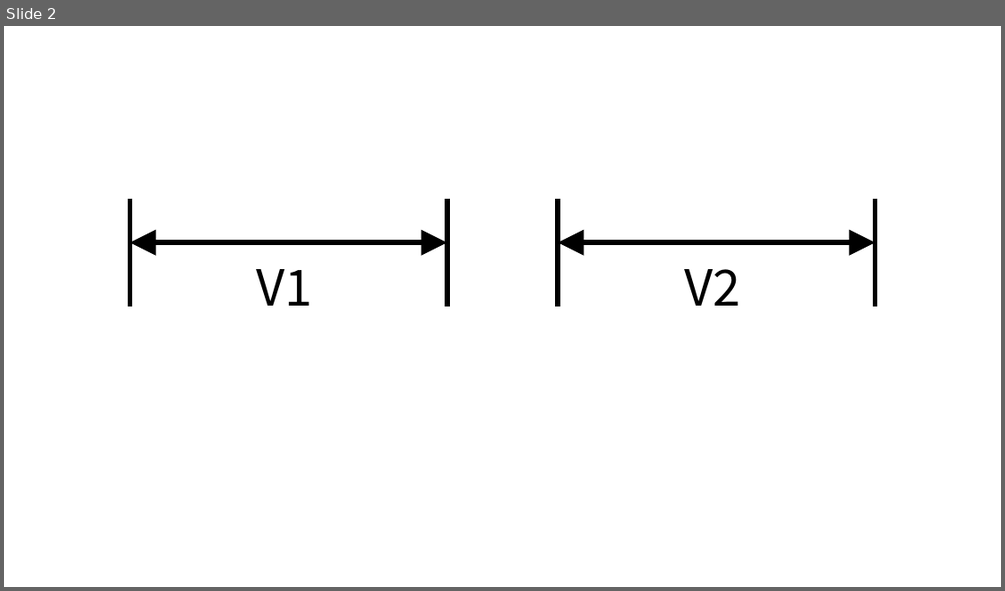
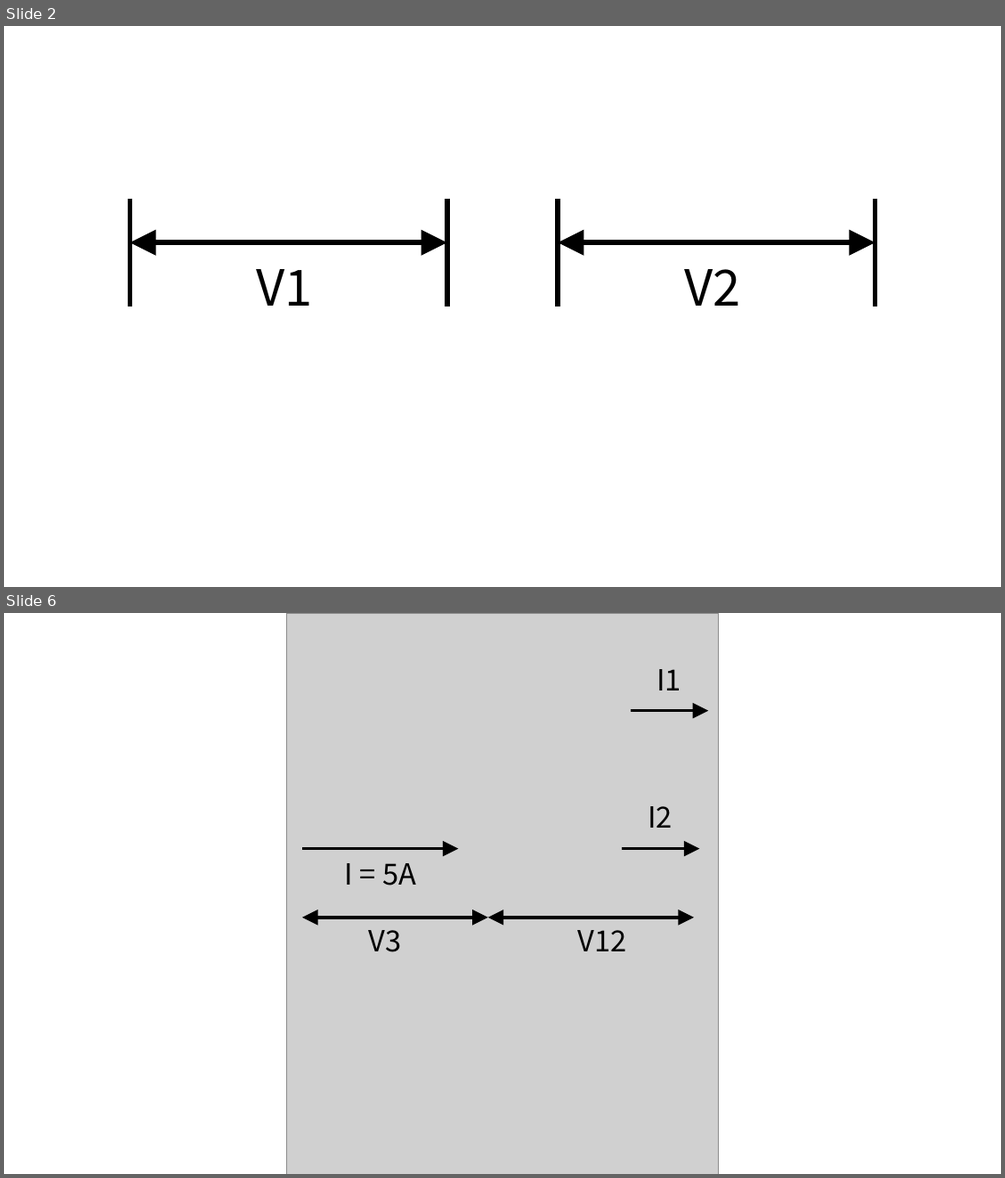
Before and after one commit to UtusemiUltimate-of-the-darkness/survey-of-Electric-notebook, a slide deck: sch/img/imgEdit.pptx. Shown one above the other, each under a label of ours: slide 2 before the commit, slides 2 and 6 after it; the slides between them are not shown. The pictures are 1005x591 and 1005x1178 pixels, drawn with LibreOffice and Linux fonts; fonts in the diff are those of the drawing; grey boxes stand for pictures; background and template pictures are left out. Boxes give left, top, right and bottom in pixels: in the first picture for what was removed or moved away, otherwise in the second. Text is boxed around its words. In the diff, an @@ line names an element or a change of style, - is before the commit and + after.

```diff
--- a/sch/img/imgEdit.pptx
+++ b/sch/img/imgEdit.pptx
@@ slide 6 added at [4, 613, 1001, 1174], background #FFFFFF @@
@@ group added at [286, 613, 718, 1174]: 5 texts, 3 arrows, 2 double arrows, 1 picture @@
+V3
+V12
+I = 5A
+I1
+I2
```
Also in this commit, not shown: 3 other slides added, 43 other files.
